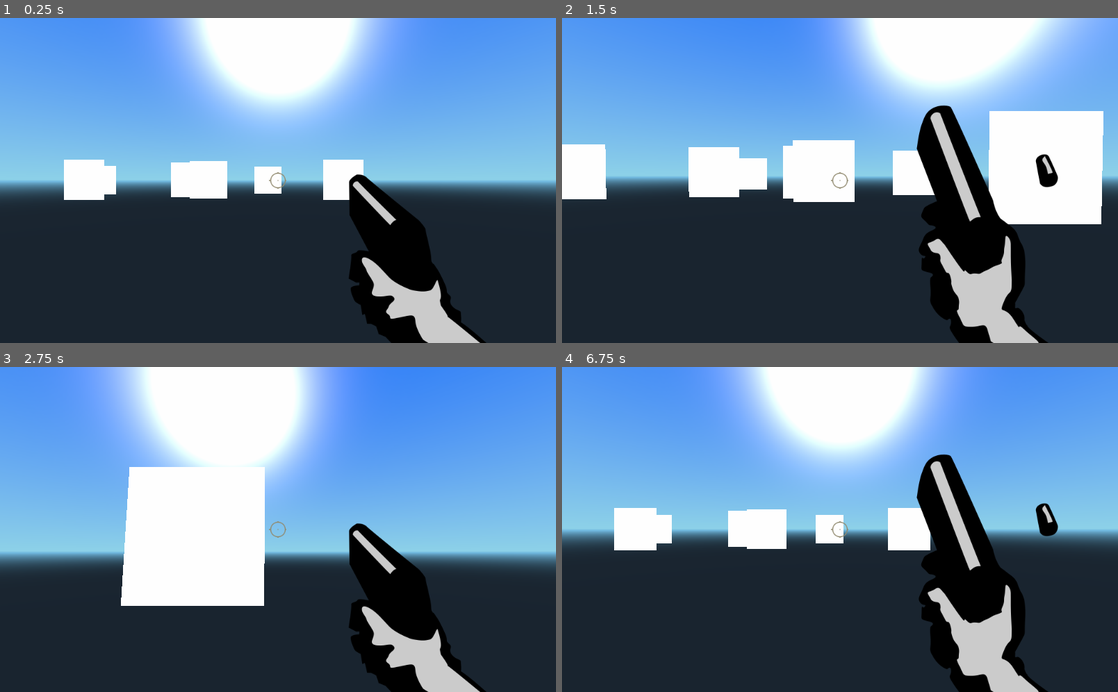
Above: before the commit, frames 1-4 (two rows, left to right).
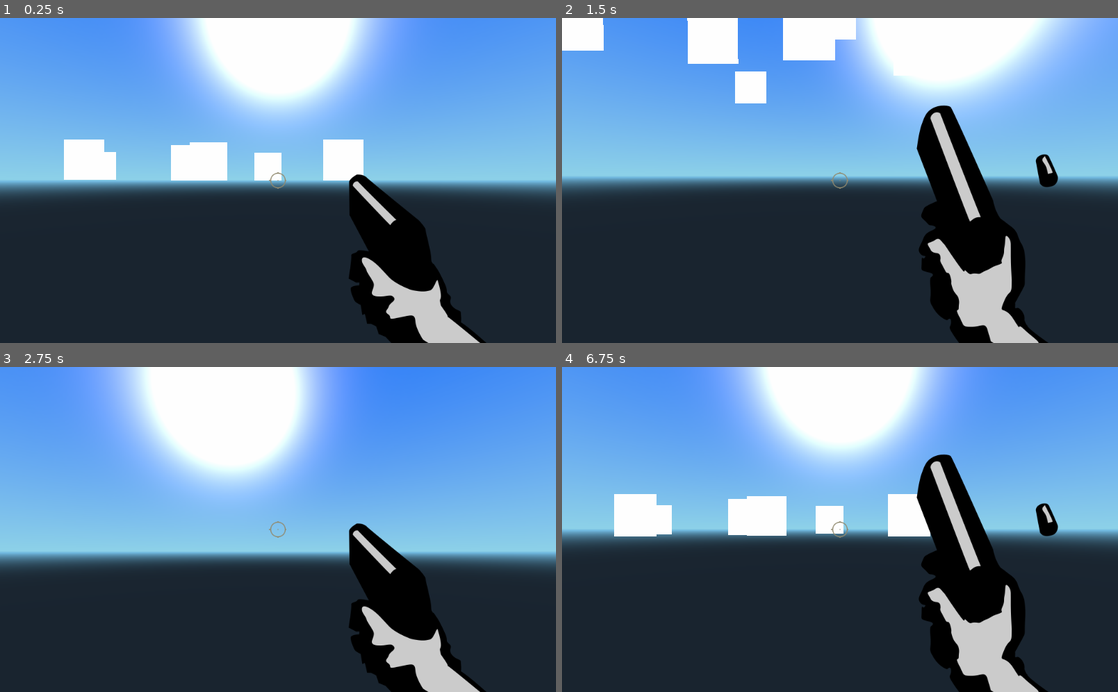
Above: after the commit, the same moments.

Repository: Requiem/Invasion-Charlotte
Game: Godot game, scene res://World.tscn
Two runs of this game, one before a commit and one after it. Both use one fixed random seed, a clock stepped at 60 frames per second and the inputs below.
Inputs (mouse positions are in pixels of both pictures, inside the frame that each line leads up to):
- Up to frame 1 (0.25 s): no input
- Up to frame 2 (1.5 s): move the mouse to (867, 180) at 0.52 s; press the mouse at (867, 180) at 0.53 s; hold W (move_forwards) from 0.53 s (still down); move the mouse to (812, 180) at 1.27 s; release the mouse at (812, 180) at 1.28 s; click (812, 180) at 1.35 s
- Up to frame 3 (2.75 s): keep holding W (move_forwards); move the mouse to (289, 523) at 2.02 s; press the mouse at (289, 523) at 2.03 s
- Up to frame 4 (6.75 s): move the mouse to (834, 536) at 2.77 s; release the mouse at (834, 536) at 2.78 s; click (834, 536) at 2.85 s; move the mouse to (878, 532) at 3.52 s; press the mouse at (878, 532) at 3.53 s; move the mouse to (795, 526) at 4.27 s; release the mouse at (795, 526) at 4.28 s; click (795, 526) at 4.35 s; tap Enter at 5 s; move the mouse to (845, 529) at 5.02 s; press the mouse at (845, 529) at 5.03 s; move the mouse to (817, 523) at 5.77 s; release W (move_forwards) at 5.78 s; release the mouse at (817, 523) at 5.78 s; hold D (move_right) 5.78-6.53 s; click (817, 523) at 5.85 s; tap R (restart) at 6.5 s; move the mouse to (867, 529) at 6.52 s; press the mouse at (867, 529) at 6.53 s; hold W (move_forwards) from 6.53 s (still down)

The runs differ from the first frame. In frame 1, 3.3% of the frame differs, in the area x 11-66%, y 37-56%; in frame 2, 17%, in the area x 0-98%, y 0-64%; in frame 3, 11%; in frame 4, 2.5%.

Commit message:
player falls with constant speed.

Diff:
--- a/Player.gd
+++ b/Player.gd
@@ -2,7 +2,7 @@
 
 const MOVE_SPEED = 4
 const MOUSE_SENS = 0.5
-const gravity = 9.8
+const gravity = 320
 
 onready var anim_player = $AnimationPlayer
 onready var raycast = $RayCast
